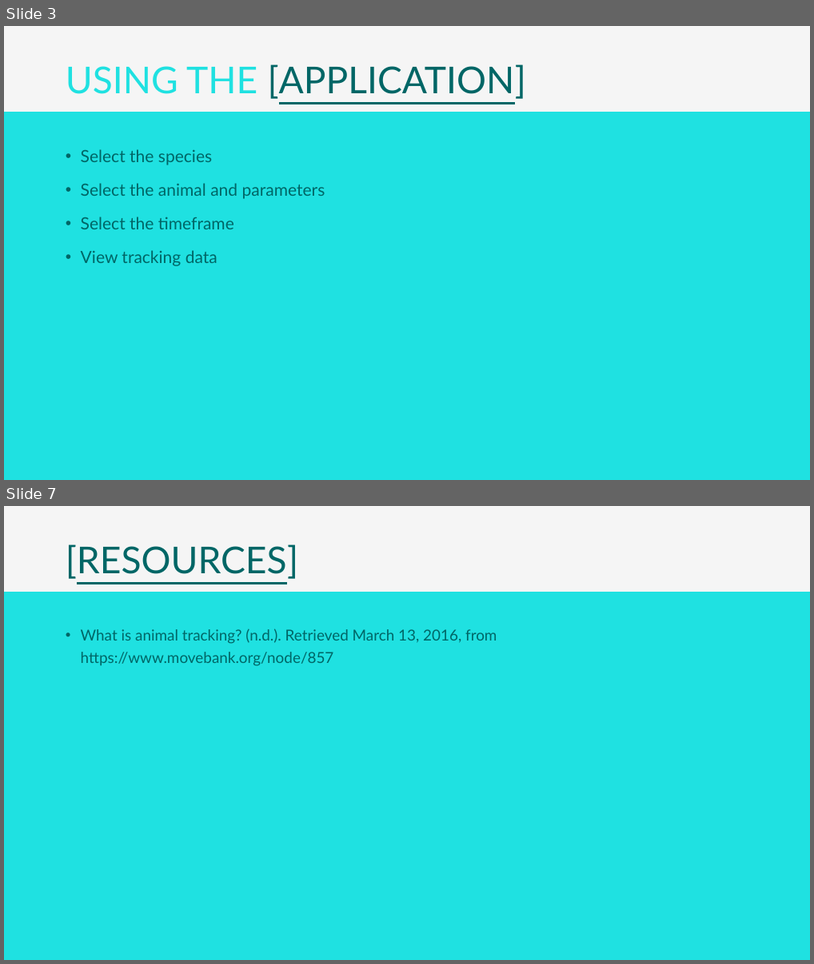
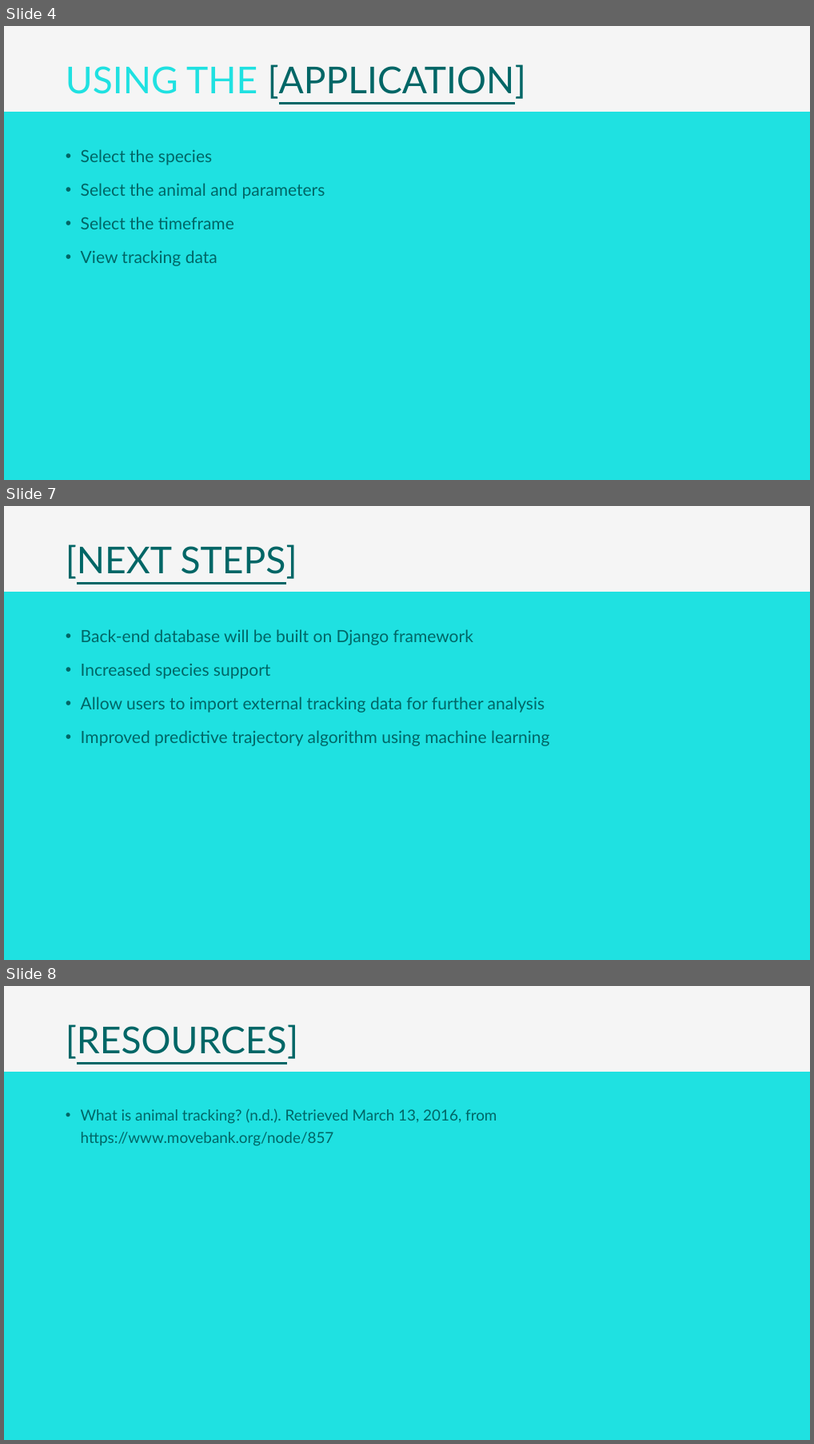
Before and after one commit to Dexeux/DeerTracking, a slide deck: Atmorossa Presentation.pptx. Shown one above the other, each under a label of ours: slides 3 and 7 before the commit, slides 4, 7 and 8 after it; the slides between them are not shown. The pictures are 814x964 and 814x1444 pixels, drawn with LibreOffice and Linux fonts; fonts in the diff are those of the drawing. Boxes give left, top, right and bottom in pixels: in the first picture for what was removed or moved away, otherwise in the second. Text is boxed around its words. In the diff, an @@ line names an element or a change of style, - is before the commit and + after.

```diff
--- a/Atmorossa Presentation.pptx
+++ b/Atmorossa Presentation.pptx
@@ slide 7 added at [4, 506, 810, 960], background #F5F5F5 @@
@@ title added at [66, 544, 298, 579], 44 pt, text #006666, underline @@
+[NEXT STEPS]
@@ rectangle added at [4, 592, 810, 960], fill #1FE1E1 @@
@@ text added at [81, 629, 550, 746], 20 pt, text #006666 @@
+• Back-end database will be built on Django framework
+• Increased species support
+• Allow users to import external tracking data for further analysis
+• Improved predictive trajectory algorithm using machine learning
@@ what was slide 3 is now slide 4 @@
@@ what was slide 7 is now slide 8 @@
```
Also in this commit, not shown: 3 slides changed, 1 other slide added, 1 slide removed.
